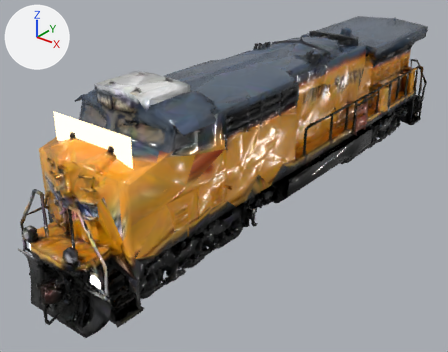
The glTF model assets/heavy/trains/m-up.glb, before and after one commit.
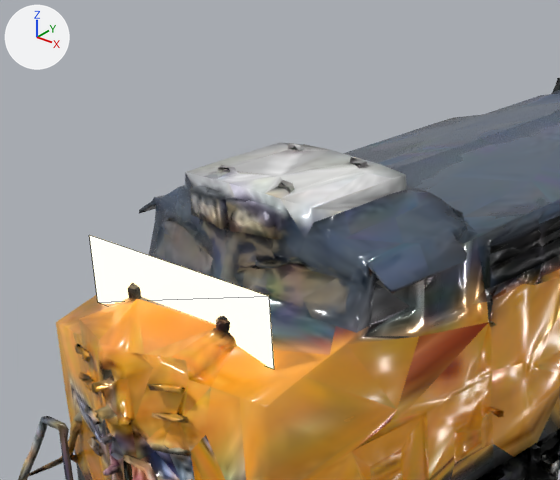
Old and new are each drawn whole from a 50 mm lens placed at (1.081, -1.629, 0.993), pointed at (-0.081, -0.176, 0.092) and again close up on the part from 3% to 57% of the width and 3% to 62% of the height. Every picture has the same lights, and +X, +Y and +Z are marked at upper left. The first two pictures are the older version. The close-ups show mesh edges as thin lines.

The older version as bpy lines, for what is in view:
```python
me_cabwin_f = bpy.data.meshes.new('cabwin_F')
me_cabwin_f.from_pydata([(-0.135, -0.772, 0.401), (0.135, -0.772, 0.401), (0.135, -0.772, 0.476), (-0.135, -0.772, 0.476)], [], [(0, 1, 2), (0, 2, 3)])
me_cabwin_f.materials.append(mat_loco_cabwin)  # dark grey #505559, glowing beige #ffe5b3
me_mesh_0 = bpy.data.meshes.new('Mesh_0')
me_mesh_0.from_pydata(...)  # 27872 vertices, 59970 faces; spans x -0.19..0.19, y -0.96..0.96, z 0.0..0.54
me_mesh_0.materials.append(mat_material_0)
ob_cabwin_f = bpy.data.objects.new('cabwin_F', me_cabwin_f)
ob_cabwin_f.location = (0.0, 0.0, 0.0)
ob_mesh_0 = bpy.data.objects.new('Mesh_0', me_mesh_0)
ob_mesh_0.location = (0.0, 0.0, 0.0)
```
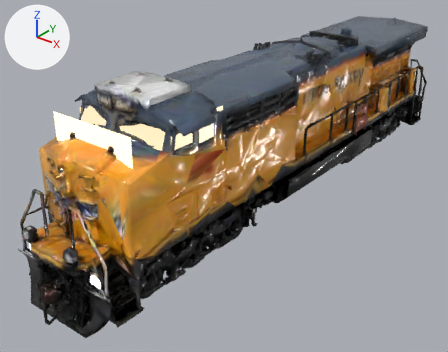
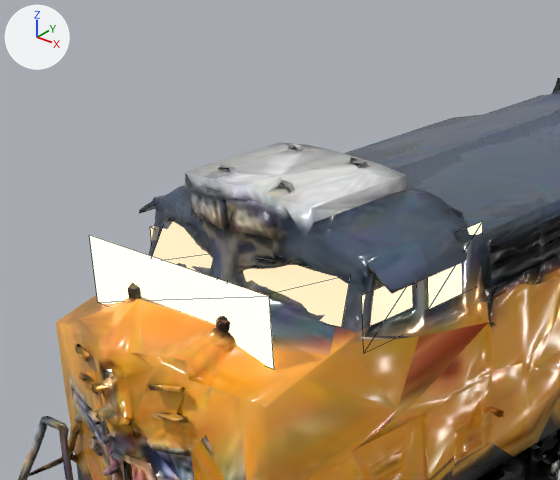
What changed in the scene script:
```text
Add mat_loco_win:
    mat_loco_win = principled_material('loco_win')
    mat_loco_win.base_color = (0.04, 0.045, 0.05)  # dark grey #383c3f
    mat_loco_win.roughness = 0.3
    mat_loco_win.emission_color = (1.0, 0.8, 0.5)  # beige #ffe7bc
    mat_loco_win.emission_strength = 1.0
Add me_win_glass:
    me_win_glass.from_pydata(...)  # 24 vertices, 12 faces; spans x -0.162..0.161, y -0.723..-0.481, z 0.39..0.476
    me_win_glass.materials.append(mat_loco_win)  # dark grey #383c3f, glowing beige #ffe7bc
Add ob_win_glass:
    ob_win_glass = bpy.data.objects.new('win_glass', me_win_glass)
    ob_win_glass.location = (0.0, 0.0, 0.0)
```

What differs and where, as boxes (x1, y1, x2, y2) in the close-ups (560 x 480 px):
'win_glass', added: after (150, 221, 483, 327)
